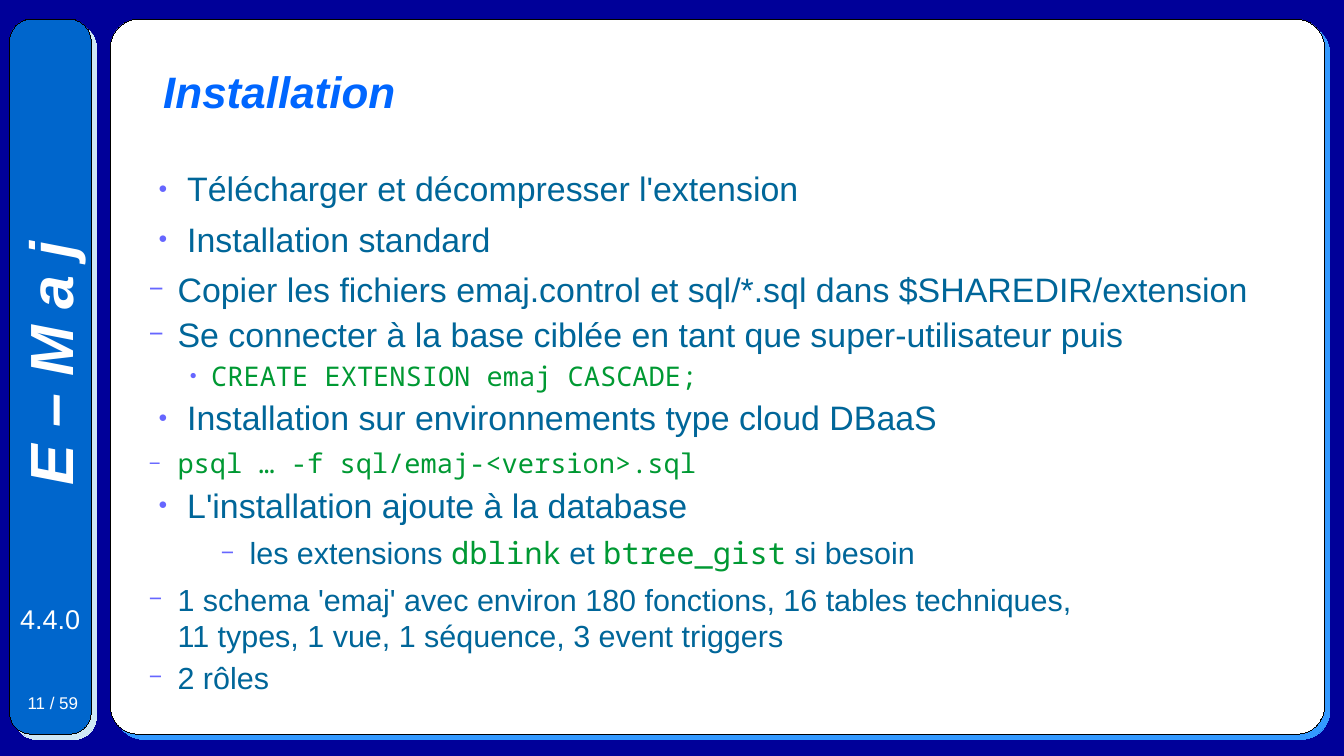
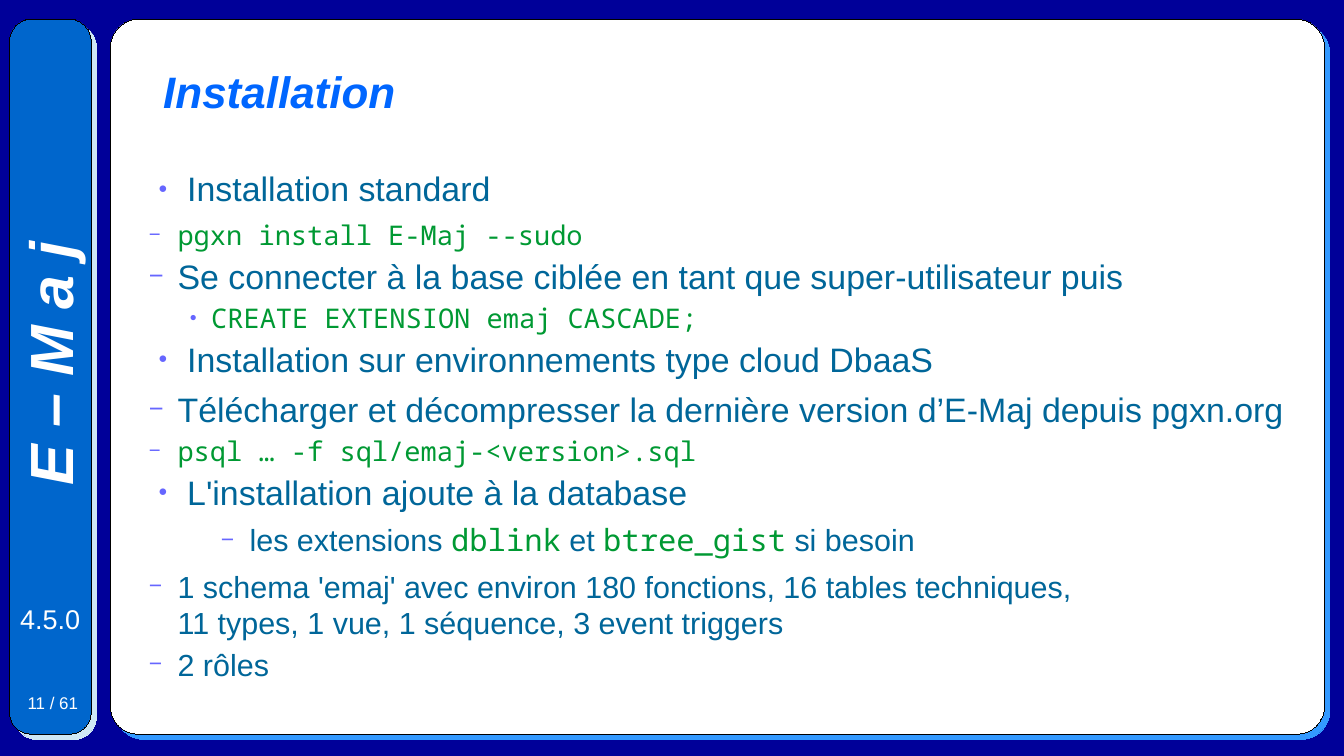
Before and after one commit to beaud76/emaj_doc, a slide deck: slide 11 of Emaj.devel_pres_fr.odp. Drawn at 1344x756 pixels with LibreOffice and Linux fonts; fonts in the diff are those of the drawing. Boxes give left, top, right and bottom in pixels: in the first picture for what was removed or moved away, otherwise in the second. Text is boxed around its words. In the diff, an @@ line names an element or a change of style, - is before the commit and + after.

```diff
--- a/Emaj.devel_pres_fr.odp
+++ b/Emaj.devel_pres_fr.odp
@@ text at (187,176,798,208): paragraph removed @@
-● Télécharger et décompresser l'extension
@@ text at (178,224,582,252): text changed; size 20 to 16 pt; font Arial to Noto Sans Mono; text colour #006699 to #009933 @@
-  − Copier les fichiers emaj.control et sql/*.sql dans $SHAREDIR/extension
+  − pgxn install E-Maj --sudo
@@ text at (178,347,1283,429): text changed @@
-● Installation sur environnements type cloud DBaaS
+● Installation sur environnements type cloud DbaaS
+  − Télécharger et décompresser la dernière version d’E-Maj depuis pgxn.org
@@ text at (20,610,80,630): text changed @@
-4.4.0
+4.5.0
@@ page number at (28,697,78,709): text changed @@
-11 / 59
+11 / 61
```
Also in this commit, not shown: 57 other slides changed, 2 slides added, 6 other files.
